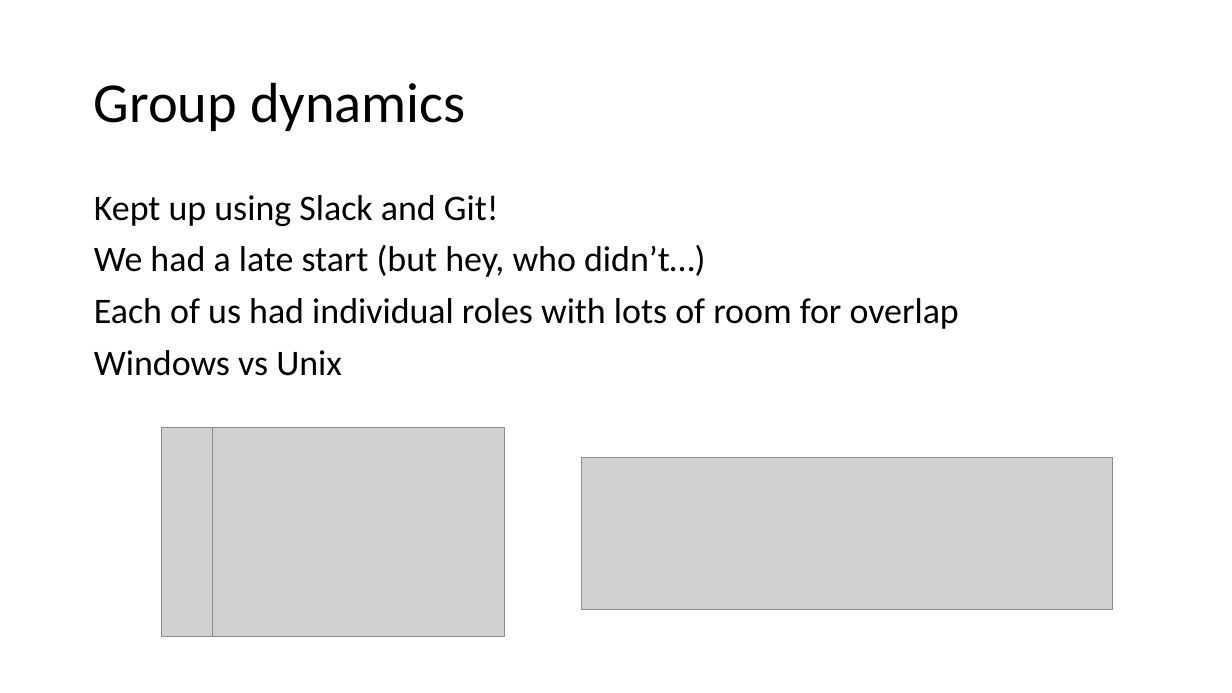
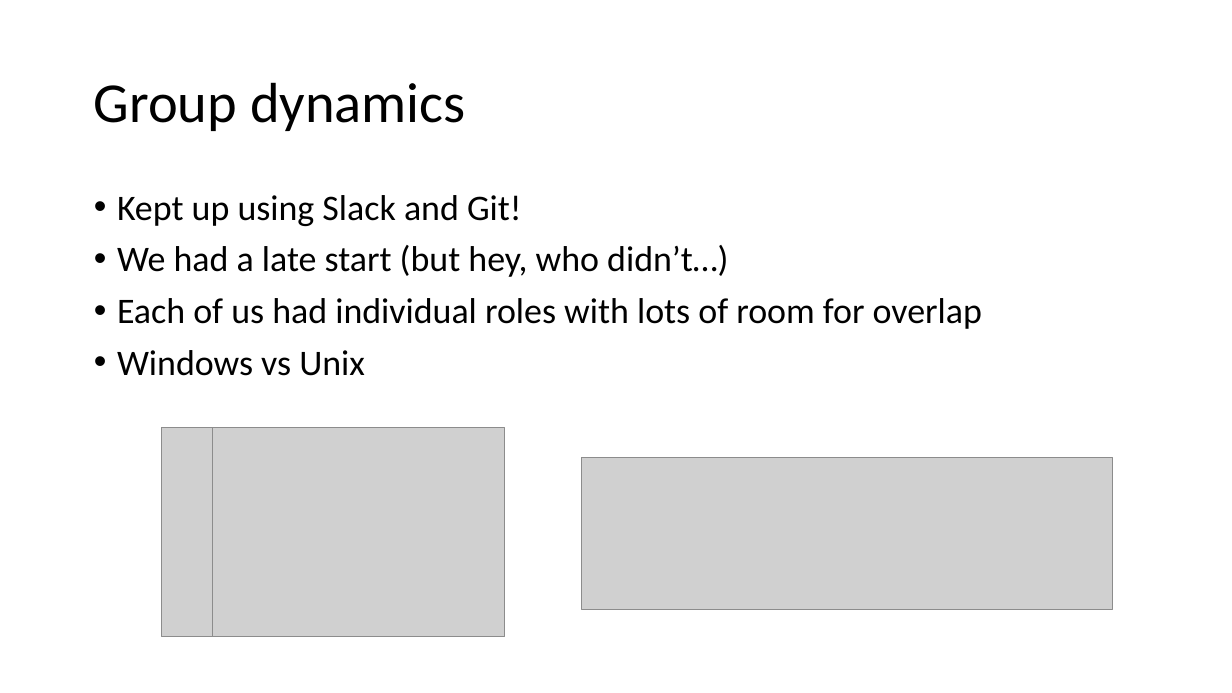
Before and after one commit to robertbastian/robin, a slide deck: slide 12 of presentation/group5_presentation.pptx. Drawn at 1232x693 pixels with LibreOffice and Linux fonts; fonts in the diff are those of the drawing; grey boxes stand for pictures. Boxes give left, top, right and bottom in pixels: in the first picture for what was removed or moved away, otherwise in the second. Text is boxed around its words. In the diff, an @@ line names an element or a change of style, - is before the commit and + after.

```diff
--- a/presentation/group5_presentation.pptx
+++ b/presentation/group5_presentation.pptx
@@ text "Kept up using Slack and ..." at bbox=[117, 195, 982, 376]: bullet none to • @@
```
Also in this commit, not shown: 2 other slides changed.
